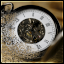
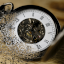
Layered file, before and after one edit (64 x 64). Changes by layer:
removed layer "light" (was overlay, 50%) over [1, 1, 63, 63]
removed layer "border" over [0, 0, 64, 64]
